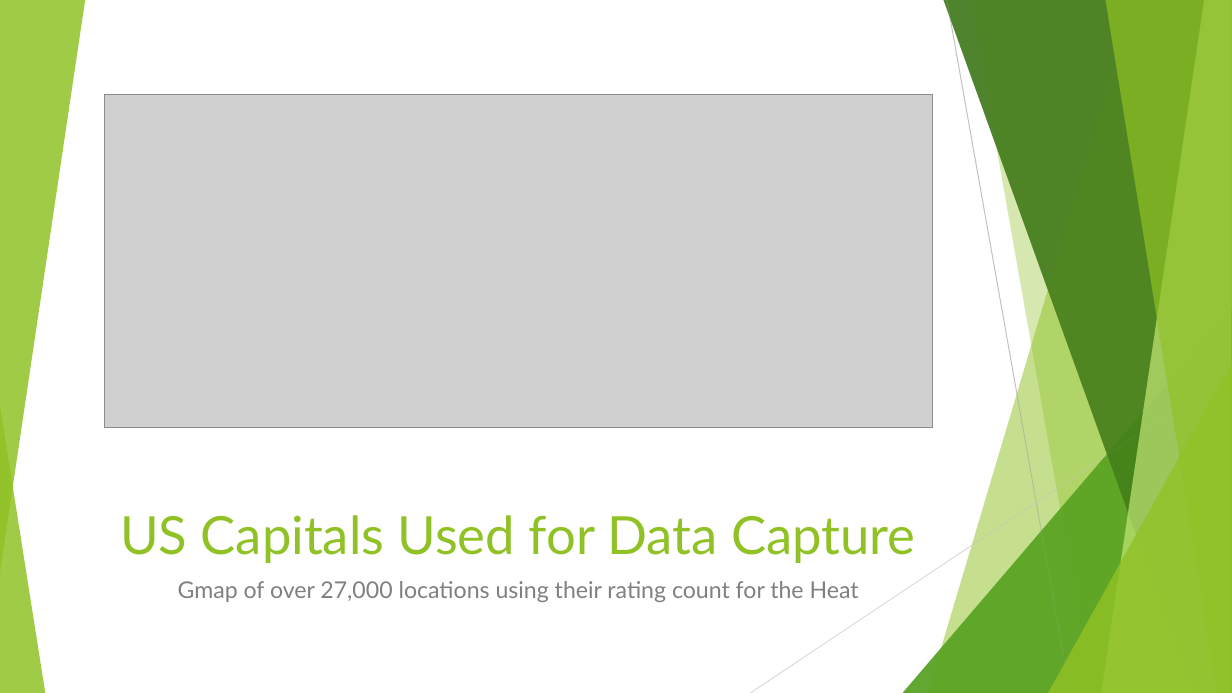
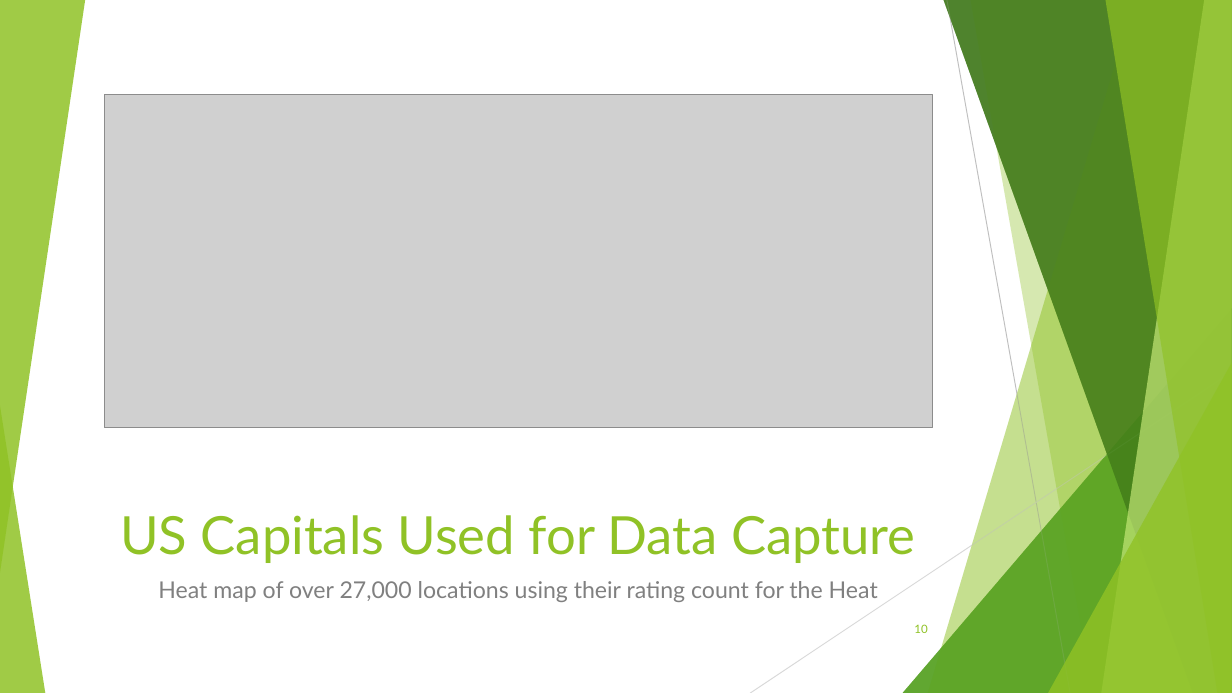
Before and after one commit to Cnw695/Project_1, a slide deck: slide 10 of final_project_one_slides.pptx. Drawn at 1232x693 pixels with LibreOffice and Linux fonts; fonts in the diff are those of the drawing; grey boxes stand for pictures. Boxes give left, top, right and bottom in pixels: in the first picture for what was removed or moved away, otherwise in the second. Text is boxed around its words. In the diff, an @@ line names an element or a change of style, - is before the commit and + after.

```diff
--- a/final_project_one_slides.pptx
+++ b/final_project_one_slides.pptx
@@ text at (158,581,878,602): text changed @@
-Gmap of over 27,000 locations using their rating count for the Heat
+Heat map of over 27,000 locations using their rating count for the Heat
@@ page number added at (914,624,927,633), 9 pt, text #90C226 @@
+10
```
Also in this commit, not shown: 12 other slides changed, 13 slides added, 12 slides removed, 10 other files.
